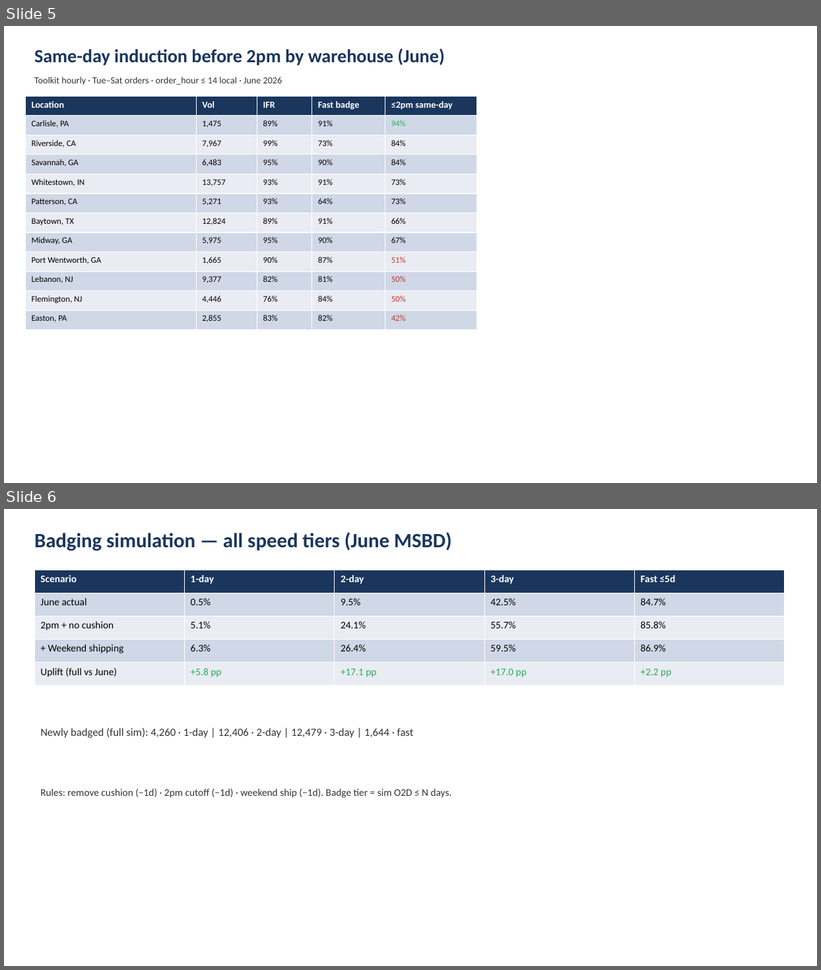
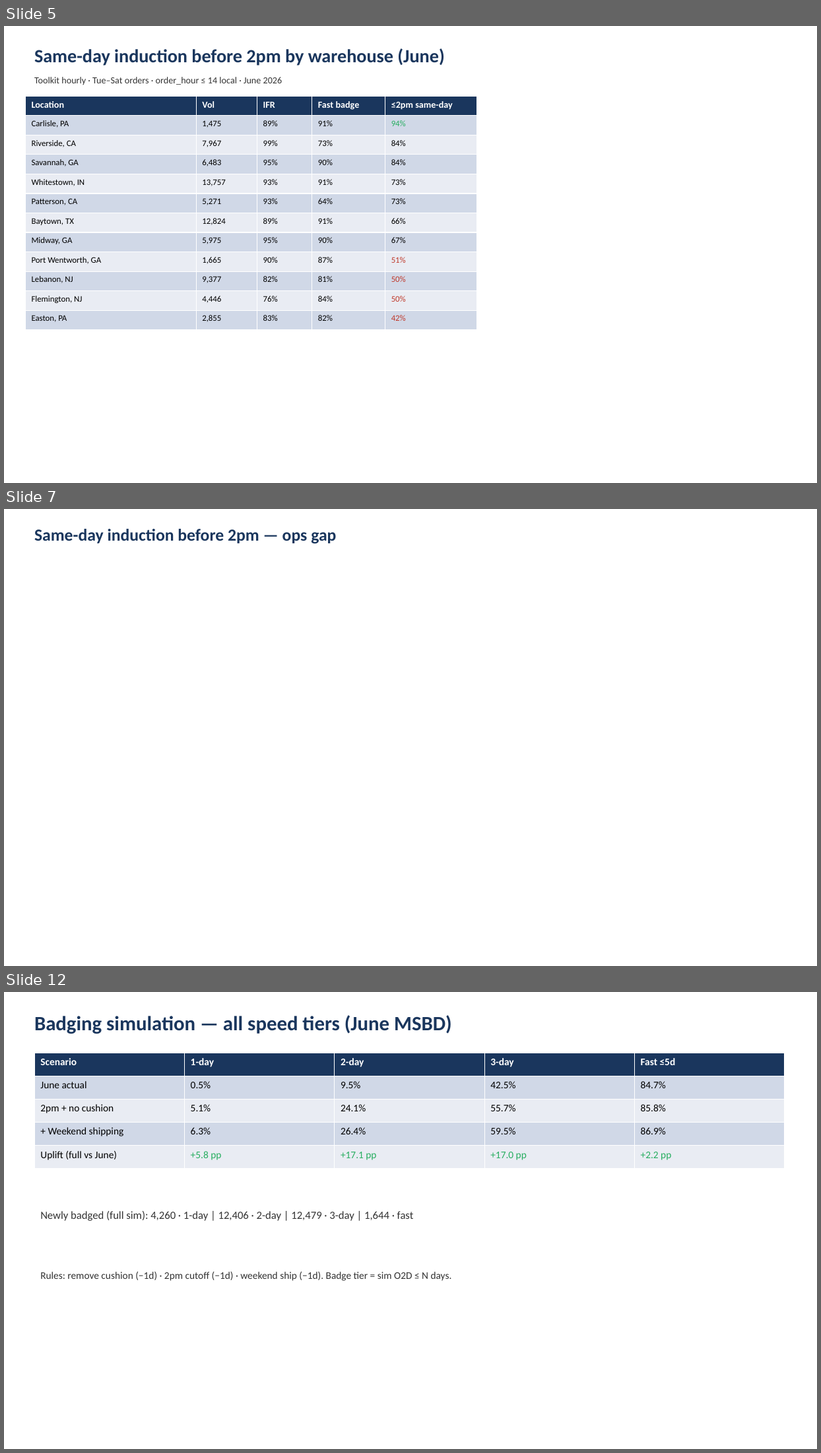
Before and after one commit to et844p/O2S, a slide deck: output/safavieh/Safavieh_CEO_June_MSBD.pptx. Shown one above the other, each under a label of ours: slides 5 and 6 before the commit, slides 5, 7 and 12 after it; the slides between them are not shown. The pictures are 821x970 and 821x1453 pixels, drawn with LibreOffice and Linux fonts; fonts in the diff are those of the drawing; background and template pictures are left out. Boxes give left, top, right and bottom in pixels: in the first picture for what was removed or moved away, otherwise in the second. Text is boxed around its words. In the diff, an @@ line names an element or a change of style, - is before the commit and + after.

```diff
--- a/output/safavieh/Safavieh_CEO_June_MSBD.pptx
+++ b/output/safavieh/Safavieh_CEO_June_MSBD.pptx
@@ slide 7 added at (4, 509, 817, 966), background picture (left out) @@
@@ text added at (34, 529, 336, 544), 20 pt, text #1A365D, bold @@
+Same-day induction before 2pm — ops gap
@@ what was slide 6 is now slide 12 @@
```
Also in this commit, not shown: 5 other slides added, 12 other files.
